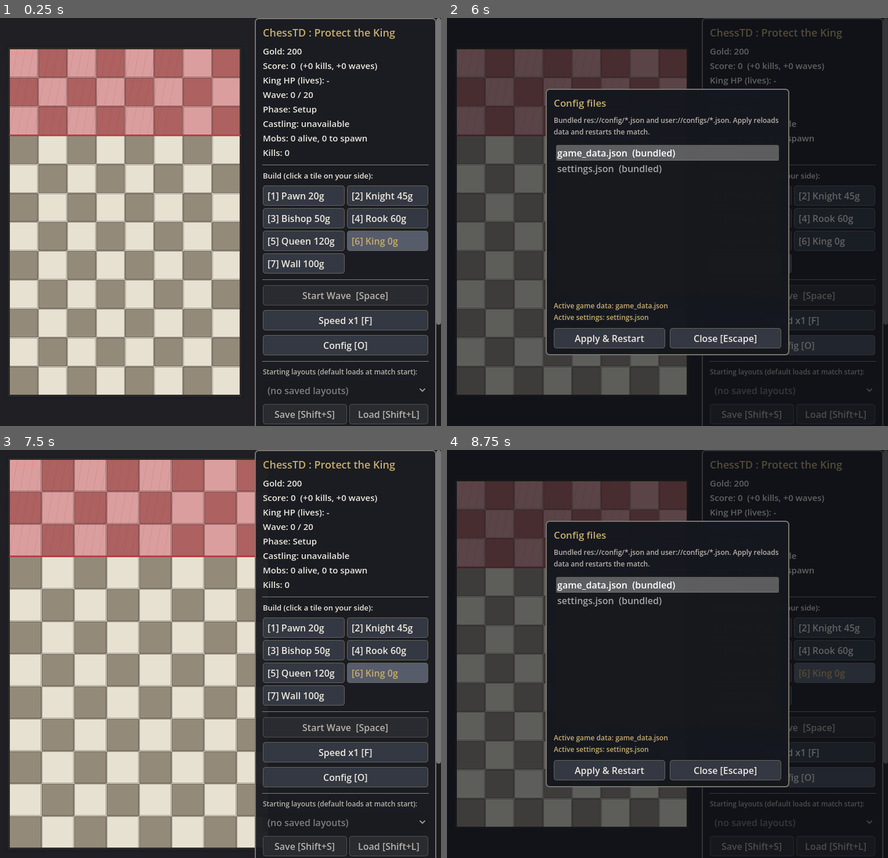
Above: before the commit, frames 1-4 (two rows, left to right).
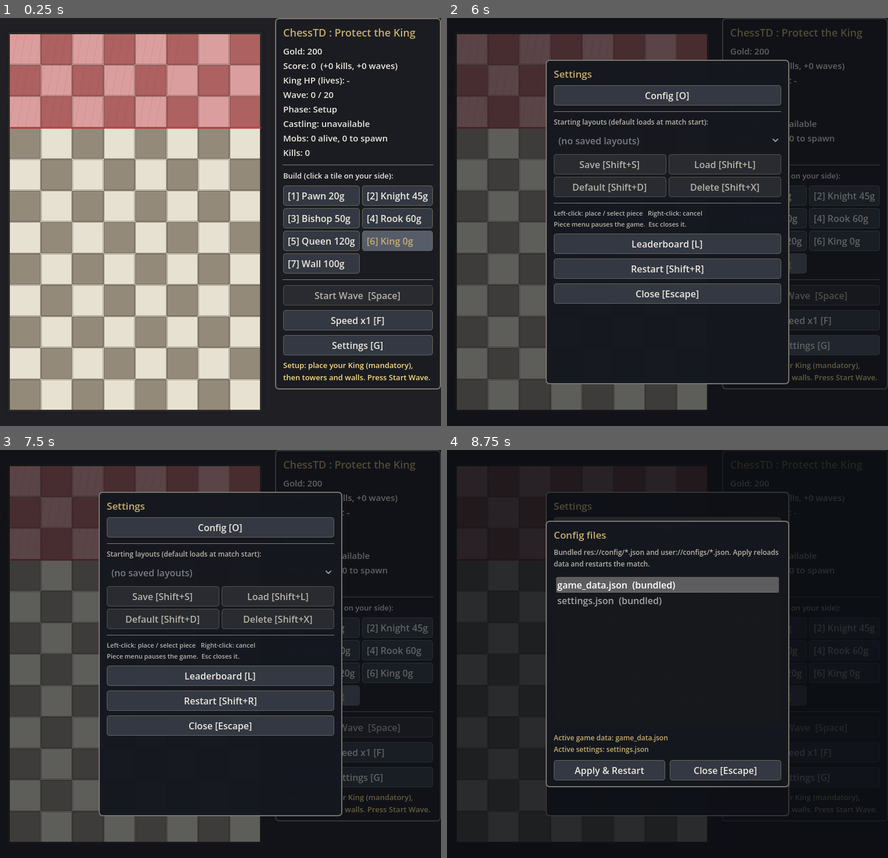
Above: after the commit, the same moments.

Repository: mhaiprojects/ChessTD-Protect-the-King
Game: Godot game, scene res://scenes/main.tscn
Two runs of this game, one before a commit and one after it. Both use one fixed random seed, a clock stepped at 60 frames per second and the inputs below.
Inputs (mouse positions are in pixels of both pictures, inside the frame that each line leads up to):
- Up to frame 1 (0.25 s): no input
- Up to frame 2 (6 s): click "[1] Pawn 20g" at 0.5 s; click "[2] Knight 45g" at 1.25 s; click "[3] Bishop 50g" at 2 s; click "[4] Rook 60g" at 2.75 s; click "[5] Queen 120g" at 3.5 s; click "[6] King 0g" at 4.25 s; click "[7] Wall 100g" at 5 s; click (790, 344) at 5.75 s, where only the run before the commit has a clickable "Config [O]"
- Up to frame 3 (7.5 s): click (357, 776) at 6.5 s, where only the run after the commit has a clickable "Settings [G]"; click (163, 768) at 7.25 s, where only the run before the commit has a clickable "Apply & Restart"
- Up to frame 4 (8.75 s): click "Config [O]" at 8 s

The runs differ from the first frame. In frame 1, 36% of the frame differs, in the area x 2-100%, y 0-100%; in frame 2, 34%; in frame 3, 68%, in the area x 0-100%, y 0-100%; in frame 4, 25%.

Commit message:
2026-11-18 16:54 AEDT: Settings modal — move secondary HUD controls behind Settings [G]
What:
- Added Settings [G] to config/settings.json keys (G chosen; not used by build 1-7,
  U, S, Delete, Space, Enter, C, Escape, F, L, O, or Shift+S/L/D/X/R).
- scripts/ui.gd: main HUD keeps Speed [F], new Settings [G], and lbl_msg (placement/wave
  feedback). Moved Config, starting layouts (label + OptionButton + Save/Load/Default/Delete),
  help text, Leaderboard, and Restart into a centered Settings modal with dimmer.
- Pause stacking via _sync_game_pause_from_modals (piece, settings, config); Config z_index
  above Settings; Esc closes Config before Settings; G toggles Settings globally.
- Leaderboard overlay z_index 12 when visible so L still works above Settings.

Why:
Players get a cleaner main HUD while keeping hotkeys global; status messages stay visible
without opening Settings.

Files: config/settings.json, scripts/ui.gd

How to test:
  godot --headless --path . --script res://tests/test_runner.gd
  Run game, press G, verify modal; O nests Config; Esc order; F still on HUD.

Co-authored-by: Cursor <cursoragent@cursor.com>

Diff:
--- a/config/settings.json
+++ b/config/settings.json
@@ -40,6 +40,7 @@
 		"castle": "C",
 		"cancel": "Escape",
 		"speed": "F",
+		"settings": "G",
 		"leaderboard": "L",
 		"config": "O",
 		"layout_save": "Shift+S",
--- a/scripts/ui.gd
+++ b/scripts/ui.gd
@@ -25,6 +25,8 @@
 var btn_dialog_close: Button
 var btn_leaderboard: Button
 var btn_speed: Button
+var btn_settings: Button
+var btn_settings_close: Button
 var btn_config: Button
 var layout_select: OptionButton
 var btn_layout_save: Button
@@ -52,6 +54,9 @@
 var lbl_config_status: Label
 var _config_dialog_open := false
 var _config_entries: Array = []
+var settings_dimmer: ColorRect
+var settings_dialog: PanelContainer
+var _settings_dialog_open := false
 
 
 func _ready() -> void:
@@ -126,23 +131,12 @@
 	btn_speed = _button(speed_button_text())
 	btn_speed.pressed.connect(_on_speed)
 	v.add_child(btn_speed)
-	btn_config = _button(config_button_text())
-	btn_config.pressed.connect(open_config_dialog)
-	v.add_child(btn_config)
-	v.add_child(HSeparator.new())
-	_build_layout_section(v)
-	v.add_child(HSeparator.new())
+	btn_settings = _button(settings_button_text())
+	btn_settings.pressed.connect(toggle_settings_dialog)
+	v.add_child(btn_settings)
 	lbl_msg = _label("", 13)
 	lbl_msg.add_theme_color_override("font_color", Color(0.98, 0.86, 0.52))
 	v.add_child(lbl_msg)
-	lbl_help = _label(str(ui_cfg.get("help_text", "")), 11, false, DA.UI_TEXT_DIM)
-	v.add_child(lbl_help)
-	btn_leaderboard = _button(leaderboard_button_text())
-	btn_leaderboard.pressed.connect(toggle_leaderboard)
-	v.add_child(btn_leaderboard)
-	btn_restart = _button(restart_button_text())
-	btn_restart.pressed.connect(_on_restart)
-	v.add_child(btn_restart)
 
 	overlay_final = _overlay_panel()
 	overlay_final.z_index = 5
@@ -155,6 +149,7 @@
 	overlay_leaderboard.get_child(0).add_child(lb_close)
 
 	_build_piece_dialog()
+	_build_settings_dialog()
 	_build_config_dialog()
 
 	get_viewport().size_changed.connect(_refresh_layout)
@@ -176,6 +171,10 @@
 
 func config_button_text() -> String:
 	return "Config [%s]" % CFG.key_label("config")
+
+
+func settings_button_text() -> String:
+	return "Settings [%s]" % CFG.key_label("settings")
 
 
 func leaderboard_button_text() -> String:
@@ -191,6 +190,8 @@
 		btn_start.text = start_button_text()
 	if btn_speed != null:
 		btn_speed.text = speed_button_text()
+	if btn_settings != null:
+		btn_settings.text = settings_button_text()
 	if btn_config != null:
 		btn_config.text = config_button_text()
 	if btn_leaderboard != null:
@@ -324,6 +325,99 @@
 		game.last_message = "Default layout '%s' loaded. %s" % [LS.get_default(), game.last_message]
 
 
+func _any_modal_pause_dialog() -> bool:
+	return _piece_dialog_open or _settings_dialog_open or _config_dialog_open
+
+
+func _sync_game_pause_from_modals() -> void:
+	if _any_modal_pause_dialog():
+		get_tree().paused = true
+		process_mode = Node.PROCESS_MODE_ALWAYS
+	else:
+		get_tree().paused = false
+		process_mode = Node.PROCESS_MODE_INHERIT
+
+
+func settings_dialog_open() -> bool:
+	return _settings_dialog_open
+
+
+func open_settings_dialog() -> void:
+	close_piece_options()
+	_settings_dialog_open = true
+	settings_dimmer.visible = true
+	settings_dialog.visible = true
+	_sync_game_pause_from_modals()
+	_refresh_layout()
+
+
+func close_settings_dialog() -> void:
+	if not _settings_dialog_open:
+		return
+	_settings_dialog_open = false
+	settings_dimmer.visible = false
+	settings_dialog.visible = false
+	_sync_game_pause_from_modals()
+
+
+func toggle_settings_dialog() -> void:
+	if _settings_dialog_open:
+		close_settings_dialog()
+	else:
+		open_settings_dialog()
+
+
+func _build_settings_dialog() -> void:
+	settings_dimmer = ColorRect.new()
+	settings_dimmer.color = Color(0.04, 0.05, 0.07, 0.62)
+	settings_dimmer.visible = false
+	settings_dimmer.mouse_filter = Control.MOUSE_FILTER_STOP
+	settings_dimmer.z_index = 8
+	add_child(settings_dimmer)
+
+	settings_dialog = PanelContainer.new()
+	settings_dialog.visible = false
+	settings_dialog.mouse_filter = Control.MOUSE_FILTER_STOP
+	settings_dialog.z_index = 9
+	var dlg_style: StyleBoxFlat = _ui_styles.panel.duplicate()
+	dlg_style.bg_color = Color(0.08, 0.09, 0.12, 0.97)
+	dlg_style.set_border_width_all(2)
+	dlg_style.border_color = DA.UI_BORDER
+	settings_dialog.add_theme_stylebox_override("panel", dlg_style)
+	add_child(settings_dialog)
+
+	var scroll := ScrollContainer.new()
+	scroll.size_flags_vertical = Control.SIZE_EXPAND_FILL
+	scroll.horizontal_scroll_mode = ScrollContainer.SCROLL_MODE_DISABLED
+	scroll.mouse_filter = Control.MOUSE_FILTER_PASS
+	settings_dialog.add_child(scroll)
+
+	var box := VBoxContainer.new()
+	box.add_theme_constant_override("separation", 8)
+	box.size_flags_horizontal = Control.SIZE_EXPAND_FILL
+	scroll.add_child(box)
+
+	box.add_child(_label("Settings", 17, true))
+	btn_config = _button(config_button_text())
+	btn_config.pressed.connect(open_config_dialog)
+	box.add_child(btn_config)
+	box.add_child(HSeparator.new())
+	_build_layout_section(box)
+	box.add_child(HSeparator.new())
+	var ui_cfg: Dictionary = CFG.settings.get("ui", {})
+	lbl_help = _label(str(ui_cfg.get("help_text", "")), 11, false, DA.UI_TEXT_DIM)
+	box.add_child(lbl_help)
+	btn_leaderboard = _button(leaderboard_button_text())
+	btn_leaderboard.pressed.connect(toggle_leaderboard)
+	box.add_child(btn_leaderboard)
+	btn_restart = _button(restart_button_text())
+	btn_restart.pressed.connect(_on_restart)
+	box.add_child(btn_restart)
+	btn_settings_close = _button("Close [%s]" % CFG.key_label("cancel"))
+	btn_settings_close.pressed.connect(close_settings_dialog)
+	box.add_child(btn_settings_close)
+
+
 func _build_piece_dialog() -> void:
 	piece_dimmer = ColorRect.new()
 	piece_dimmer.color = Color(0.04, 0.05, 0.07, 0.62)
@@ -432,6 +526,13 @@
 	piece_dialog.custom_minimum_size = dlg_sz
 	piece_dialog.size = dlg_sz
 	piece_dialog.position = (vp.size - dlg_sz) * 0.5
+	if settings_dimmer != null:
+		settings_dimmer.position = Vector2.ZERO
+		settings_dimmer.size = vp.size
+		var st_sz := Vector2(minf(420, vp.size.x * 0.92), minf(560, vp.size.y * 0.88))
+		settings_dialog.custom_minimum_size = st_sz
+		settings_dialog.size = st_sz
+		settings_dialog.position = (vp.size - st_sz) * 0.5
 	if config_dimmer != null:
 		config_dimmer.position = Vector2.ZERO
 		config_dimmer.size = vp.size
@@ -446,13 +547,13 @@
 	config_dimmer.color = Color(0.04, 0.05, 0.07, 0.62)
 	config_dimmer.visible = false
 	config_dimmer.mouse_filter = Control.MOUSE_FILTER_STOP
-	config_dimmer.z_index = 8
+	config_dimmer.z_index = 10
 	add_child(config_dimmer)
 
 	config_dialog = PanelContainer.new()
 	config_dialog.visible = false
 	config_dialog.mouse_filter = Control.MOUSE_FILTER_STOP
-	config_dialog.z_index = 9
+	config_dialog.z_index = 11
 	var dlg_style: StyleBoxFlat = _ui_styles.panel.duplicate()
 	dlg_style.bg_color = Color(0.08, 0.09, 0.12, 0.97)
 	dlg_style.set_border_width_all(2)
@@ -488,8 +589,7 @@
 	_config_dialog_open = true
 	config_dimmer.visible = true
 	config_dialog.visible = true
-	get_tree().paused = true
-	process_mode = Node.PROCESS_MODE_ALWAYS
+	_sync_game_pause_from_modals()
 	refresh_config_list()
 	lbl_config_status.text = "Active game data: %s\nActive settings: %s" % [
 		CFG.active_game_data_path.get_file(), CFG.active_settings_path.get_file(),
@@ -503,9 +603,7 @@
 	_config_dialog_open = false
 	config_dimmer.visible = false
 	config_dialog.visible = false
-	if not _piece_dialog_open:
-		get_tree().paused = false
-		process_mode = Node.PROCESS_MODE_INHERIT
+	_sync_game_pause_from_modals()
 
 
 func refresh_config_list(select_path: String = "") -> void:
@@ -554,8 +652,7 @@
 	_piece_dialog_open = true
 	piece_dimmer.visible = true
 	piece_dialog.visible = true
-	get_tree().paused = true
-	process_mode = Node.PROCESS_MODE_ALWAYS
+	_sync_game_pause_from_modals()
 	_refresh_piece_dialog()
 
 
@@ -565,8 +662,7 @@
 	_piece_dialog_open = false
 	piece_dimmer.visible = false
 	piece_dialog.visible = false
-	get_tree().paused = false
-	process_mode = Node.PROCESS_MODE_INHERIT
+	_sync_game_pause_from_modals()
 
 
 func _refresh_piece_dialog() -> void:
@@ -718,6 +814,7 @@
 
 func toggle_leaderboard() -> void:
 	overlay_leaderboard.visible = not overlay_leaderboard.visible
+	overlay_leaderboard.z_index = 12 if overlay_leaderboard.visible else 4
 	if overlay_leaderboard.visible:
 		_refresh_leaderboard_text()
 
@@ -790,7 +887,10 @@
 				_dialog_castle()
 				get_viewport().set_input_as_handled()
 			return
-		if CFG.matches_key(event, "config"):
+		if CFG.matches_key(event, "settings"):
+			toggle_settings_dialog()
+			get_viewport().set_input_as_handled()
+		elif CFG.matches_key(event, "config"):
 			open_config_dialog()
 			get_viewport().set_input_as_handled()
 		elif CFG.matches_key(event, "speed"):
@@ -802,6 +902,9 @@
 		elif CFG.matches_key(event, "cancel"):
 			if overlay_leaderboard.visible:
 				overlay_leaderboard.visible = false
+				get_viewport().set_input_as_handled()
+			elif _settings_dialog_open:
+				close_settings_dialog()
 				get_viewport().set_input_as_handled()
 			else:
 				game.selected = Vector2i(-1, -1)
@@ -859,6 +962,7 @@
 		_end_overlay_shown = true
 		_refresh_final_overlay()
 		overlay_leaderboard.visible = true
+		overlay_leaderboard.z_index = 12
 		_refresh_leaderboard_text()
 	for t in build_buttons:
 		var b: Button = build_buttons[t]
